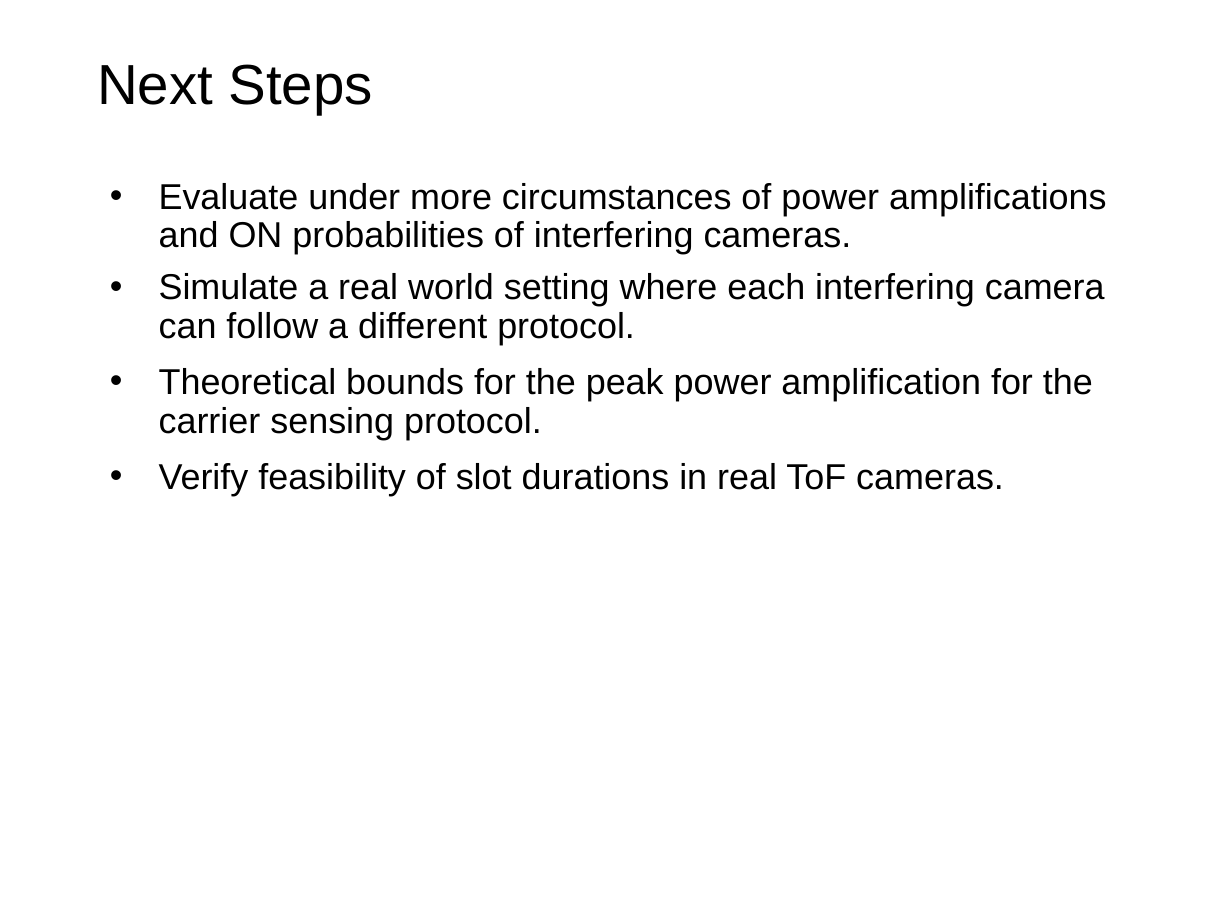
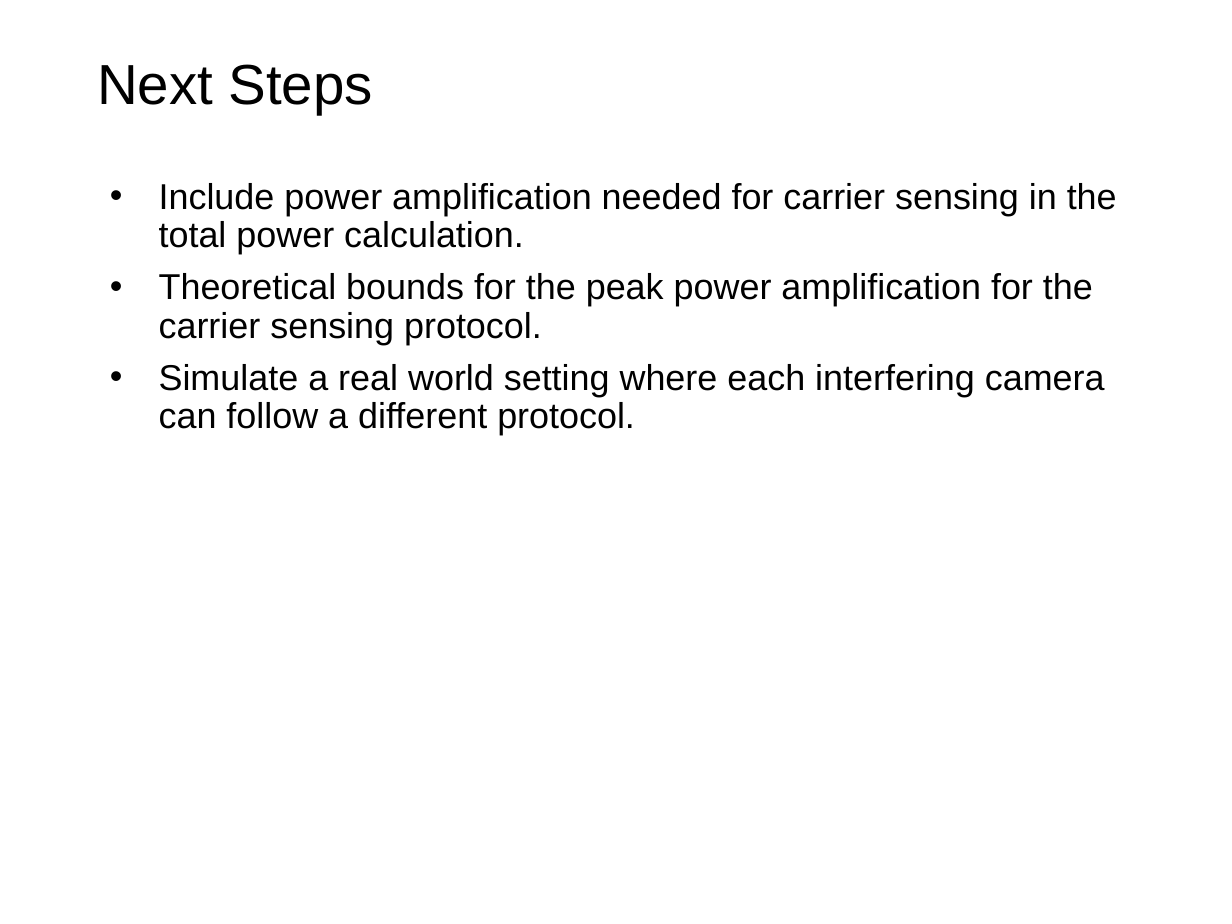
Before and after one commit to DivyanshuSaxena/Multi-Camera-Interference, a slide deck: slide 26 of Combating MCI using Carrier Sensing.pptx (slide 16 before the commit). Drawn at 1232x924 pixels with LibreOffice and Linux fonts; fonts in the diff are those of the drawing; background and template pictures are left out. Boxes give left, top, right and bottom in pixels: in the first picture for what was removed or moved away, otherwise in the second. Text is boxed around its words. In the diff, an @@ line names an element or a change of style, - is before the commit and + after.

Commit message:
Add final ppt and pdf files

```diff
--- a/Combating MCI using Carrier Sensing.pptx
+++ b/Combating MCI using Carrier Sensing.pptx
@@ text at [159, 183, 1117, 345]: text changed @@
-• Evaluate under more circumstances of power amplifications and ON probabilities of interfering cameras.
+• Include power amplification needed for carrier sensing in the total power calculation.
+• Theoretical bounds for the peak power amplification for the carrier sensing protocol.
@@ text at [159, 368, 1093, 496]: paragraphs removed @@
-• Theoretical bounds for the peak power amplification for the carrier sensing protocol.
-• Verify feasibility of slot durations in real ToF cameras.
```
Also in this commit, not shown: 11 slides added, 1 other file.
